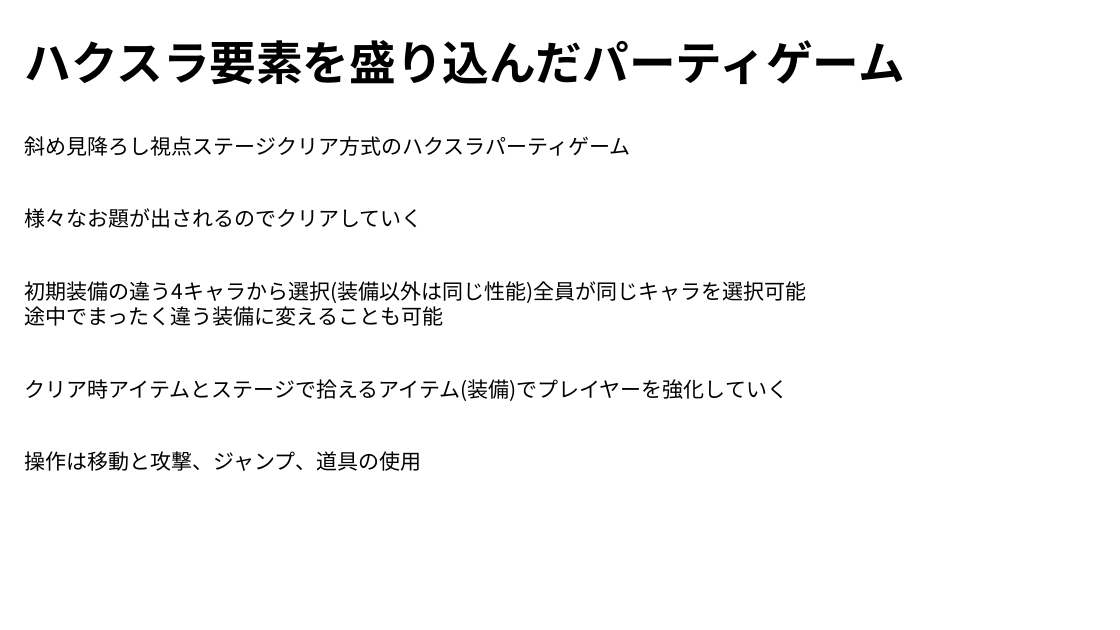
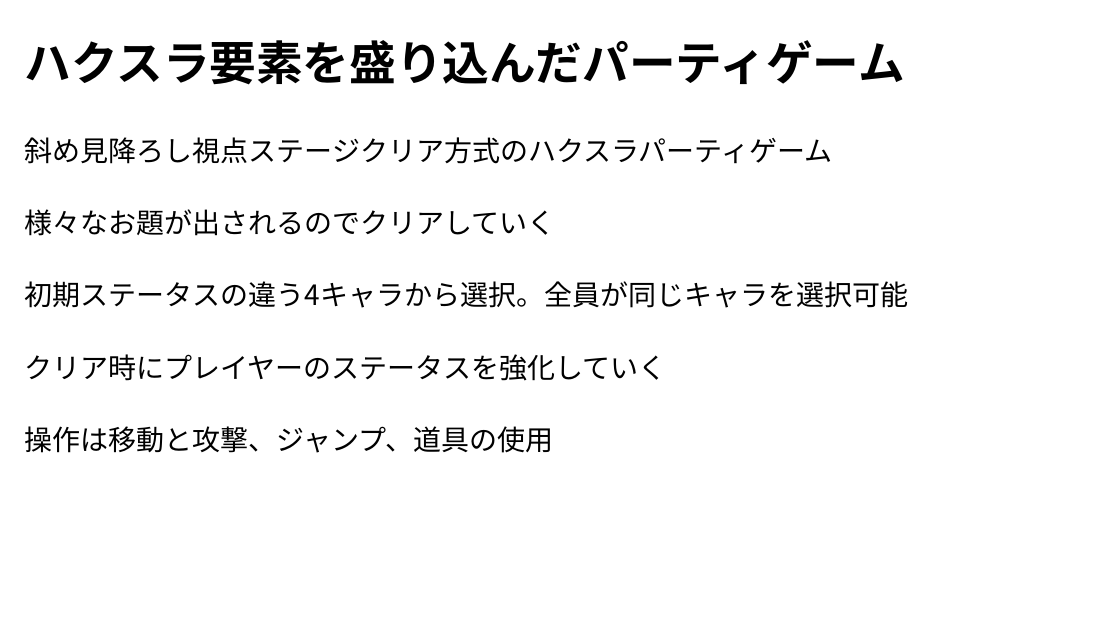
Before and after one commit to YuichiFujita/teamA_20231102, a slide deck: slide 2 of 99_企画書/PPTX/ハクスラ企画書.pptx. Drawn at 1120x630 pixels with LibreOffice and Linux fonts; fonts in the diff are those of the drawing. Boxes give left, top, right and bottom in pixels: in the first picture for what was removed or moved away, otherwise in the second. Text is boxed around its words. In the diff, an @@ line names an element or a change of style, - is before the commit and + after.

Commit message:
ハクスラ企画書内容調整

```diff
--- a/99_企画書/PPTX/ハクスラ企画書.pptx
+++ b/99_企画書/PPTX/ハクスラ企画書.pptx
@@ text at [25, 281, 909, 308]: text changed; size 18 to 24 pt @@
-初期装備の違う4キャラから選択(装備以外は同じ性能)全員が同じキャラを選択可能
-途中でまったく違う装備に変えることも可能
+初期ステータスの違う4キャラから選択。全員が同じキャラを選択可能
@@ text at [25, 354, 667, 381]: text changed; size 18 to 24 pt @@
-クリア時アイテムとステージで拾えるアイテム(装備)でプレイヤーを強化していく
+クリア時にプレイヤーのステータスを強化していく
@@ size 18 to 24 pt in 3 elements at [25, 137, 833, 164], [25, 209, 556, 236], [25, 426, 554, 453] @@
@@ text "操作は移動と攻撃、ジャンプ、道具の使用": place and size @@
-text "操作は移動と攻撃、ジャンプ、道具の使用" at [25, 451, 422, 471]
+text "操作は移動と攻撃、ジャンプ、道具の使用" at [25, 426, 554, 453]
```
Also in this commit, not shown: 4 other slides changed, 1 other file.
